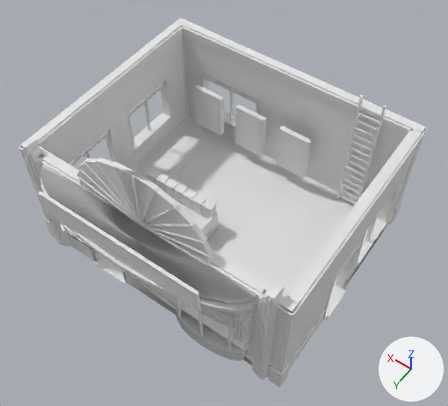
An edit to the OBJ model assets/tts/fort-frolic-r1/salon-open.obj, drawn before and after from the same camera.
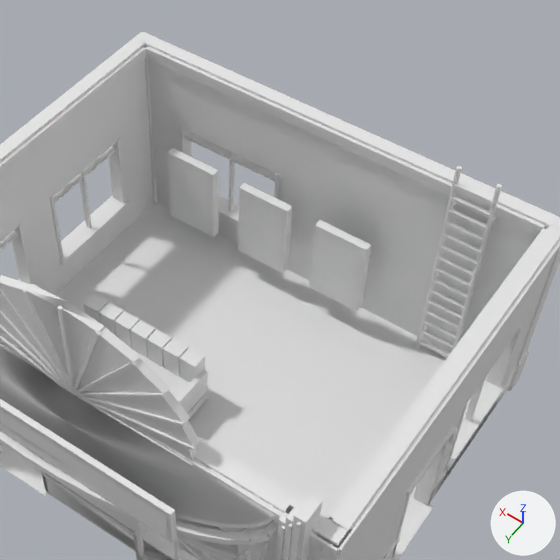
There are two pictures of each version: one whole from a 50 mm camera at (-6.26, 8.84, 14.93) aimed at (-0.51, 0.78, 2.26), one close up on the part from 22% to 94% of the width and 0% to 79% of the height. The lights are fixed; the arrows at lower right show +X, +Y and +Z. The first two pictures are the older version. Where no turn or scale is listed for an object, it has been applied to the vertices.

Before the edit, the objects in view are built like this:
```python
me_salon_open = bpy.data.meshes.new('salon-open')
me_salon_open.from_pydata(...)  # 2598 vertices, 4670 faces; spans x -4.01..3.98, y -3.26..4.23, z 0.0..5.34
ob_salon_open = bpy.data.objects.new('salon-open', me_salon_open)
ob_salon_open.location = (0.0, 0.0, 0.0)
```
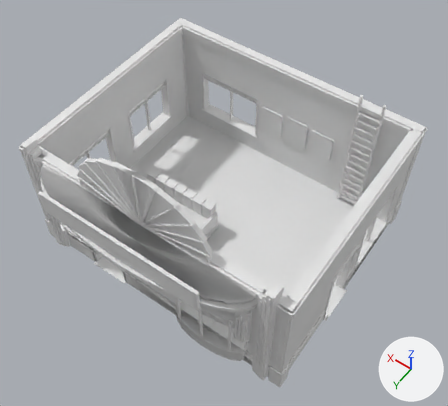
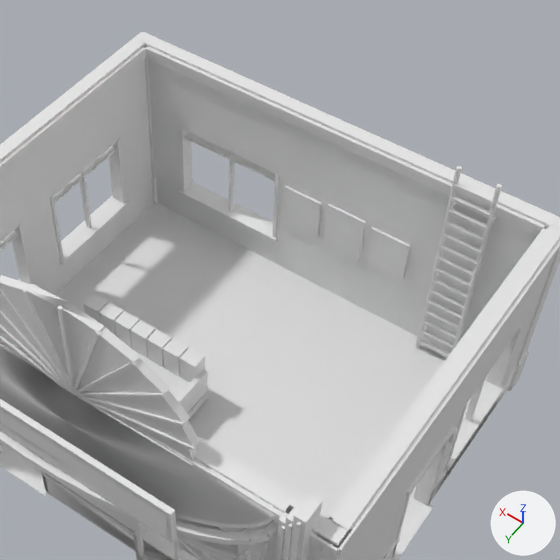
What differs and where, as boxes (x1, y1, x2, y2) in the close-ups (560 x 560 px; the box of a moved part takes in the faces that stretch with it):
part 1 of me_salon_open, added
    after: (366, 227, 410, 280)
part 2 of me_salon_open, deleted
    before: (241, 193, 283, 268)
part 3 of me_salon_open, deleted
    before: (313, 231, 362, 307)
part 4 of me_salon_open, moved or reshaped
    before: (168, 148, 371, 311)
    after: (283, 186, 406, 277)

The change in detail:
me_salon_open is used by ob_salon_open; location (0.0, 0.0, 0.0).
me_salon_open had 2598 vertices, 4670 faces and spanned x -4.01..3.98, y -3.26..4.23, z 0.0..5.34.
me_salon_open now has 2586 vertices, 4664 faces and spans x -4.01..3.98, y -3.26..4.23, z 0.0..5.34.
me_salon_open part 1: a new loose piece, a box spanning x -1.667..-0.951, y -2.965..-2.918, z 1.313..2.127.
me_salon_open part 2: the loose piece of 4 vertices spanning x 0.43..1.25, y -2.38, z 0.75..2.13 is deleted.
me_salon_open part 3: the loose piece of 4 vertices spanning x -1.09..-0.27, y -2.38, z 0.75..2.13 is deleted.
Part 4, on me_salon_open:
18 vertices are removed from x -1.17..2.85, y -2.54..-2.38, z 0.68..2.2.
36 faces are deleted.
10 vertices move from x -1.17..1.95, y -2.54..-2.38, z 0.68..2.2 to x -1.61..0.09, y -2.96..-2.92, z 1.32..2.18.
18 vertices are added at x -1.61..0.75, y -2.96..-2.92, z 1.26..2.18.
28 new faces join them.
Other edits to the shape of me_salon_open do not show in these pictures.
